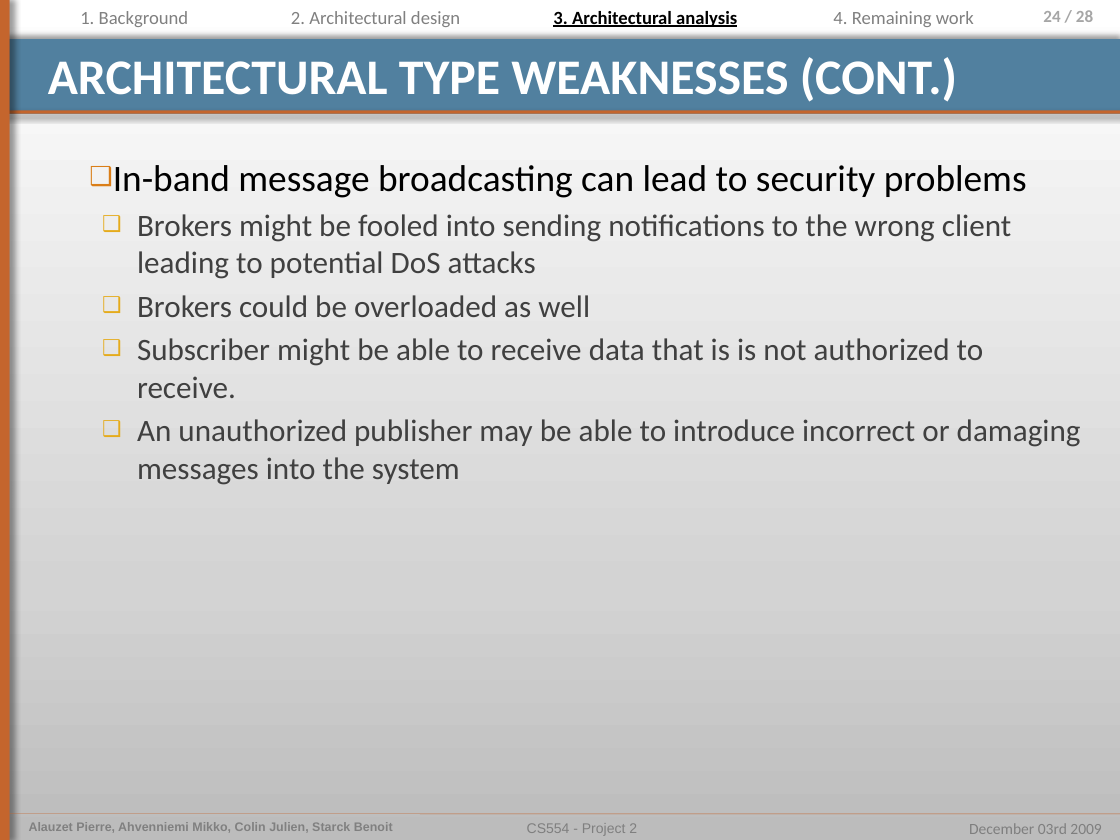
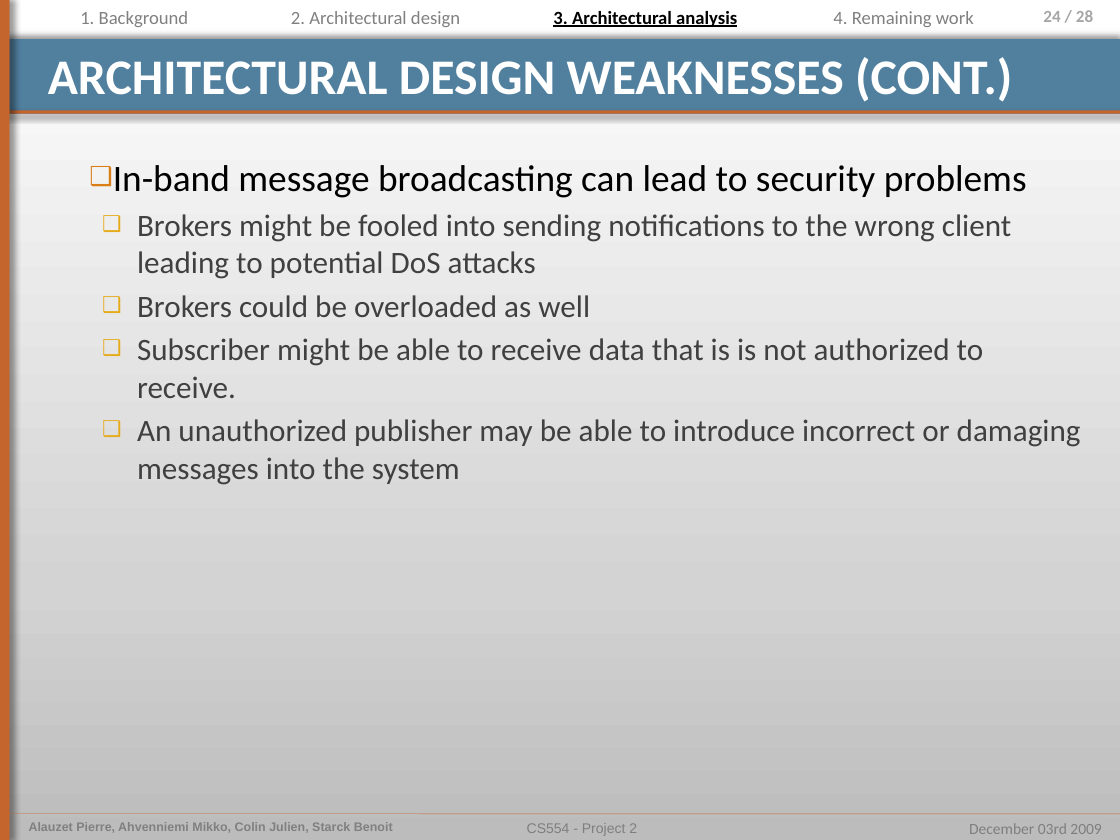
Before and after one commit to pierrealauzet/euroteam, a slide deck: slide 24 of Project 2/Part3/CS554_EuroTeam_Project2_OP6.pptx. Drawn at 1120x840 pixels with LibreOffice and Linux fonts; fonts in the diff are those of the drawing. Boxes give left, top, right and bottom in pixels: in the first picture for what was removed or moved away, otherwise in the second. Text is boxed around its words. In the diff, an @@ line names an element or a change of style, - is before the commit and + after.

```diff
--- a/Project 2/Part3/CS554_EuroTeam_Project2_OP6.pptx
+++ b/Project 2/Part3/CS554_EuroTeam_Project2_OP6.pptx
@@ title at box(48, 57, 1012, 102): text changed @@
-ARCHITECTURAL TYPE WEAKNESSES (CONT.)
+ARCHITECTURAL DESIGN WEAKNESSES (CONT.)
```
Also in this commit, not shown: 2 other slides changed.
